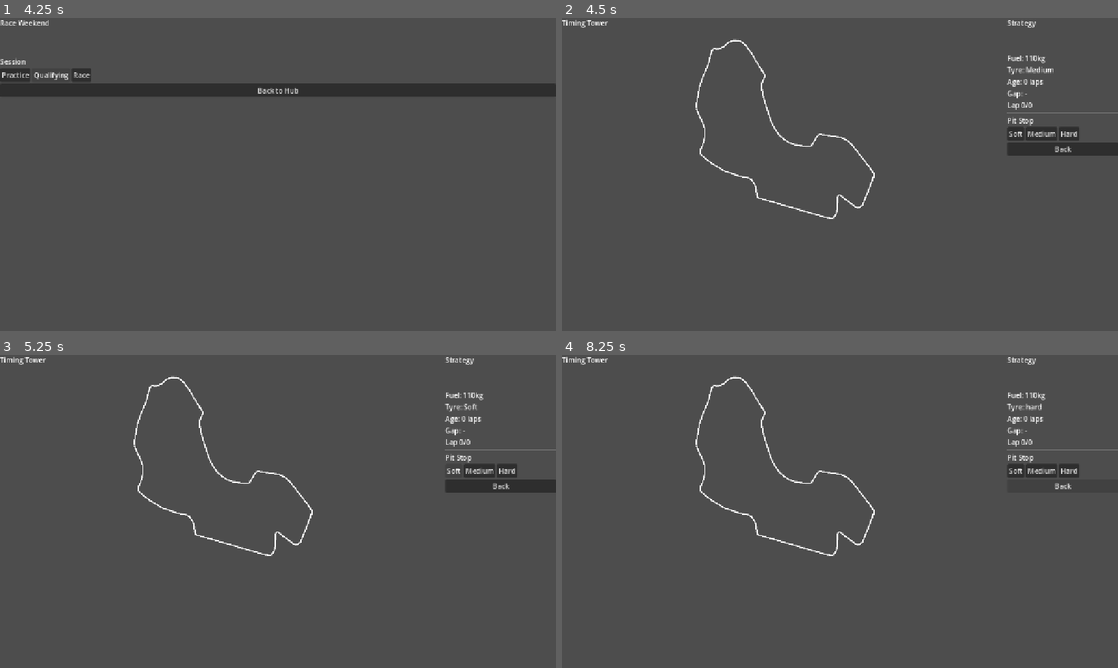
Above: before the commit, frames 1-4 (two rows, left to right).
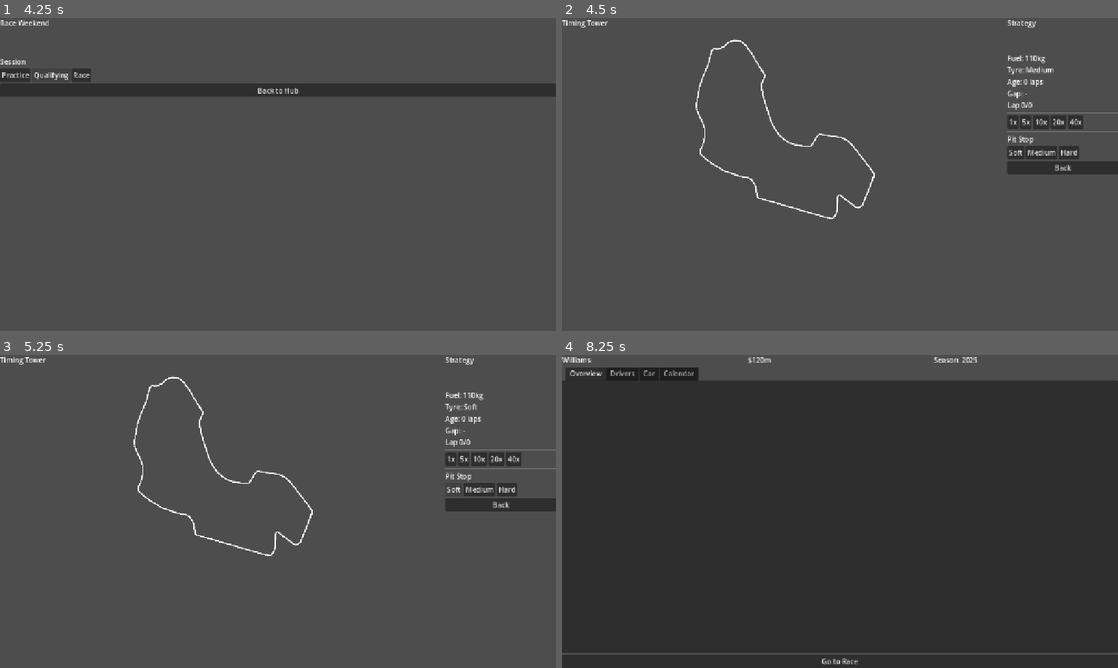
Above: after the commit, the same moments.

Repository: JDavies101/F1-Manager-Game
Game: Godot game, scene res://scenes/MainMenu.tscn
The game is run twice, just before and just after one commit, with the same random seed, the same clock (stepped at 60 frames per second) and the same inputs.
Inputs (mouse positions are in pixels of both pictures, inside the frame that each line leads up to):
- Up to frame 1 (4.25 s): click "New Game" at 0.5 s; click "Williams" at 1.25 s; click "Go to Race" at 2 s; click "Practice" at 2.75 s; click "Qualifying" at 3.5 s
- Up to frame 2 (4.5 s): click "Race" at 4.25 s
- Up to frame 3 (5.25 s): click "Soft" at 5 s
- Up to frame 4 (8.25 s): click "Medium" (after the commit: "1x") at 5.75 s; click "Hard" (after the commit: "5x") at 6.5 s; click (1040, 458) at 7.25 s, where only the run after the commit has a clickable "10x"; click "Back" at 8 s

Frame 1 is identical in both runs. In frame 2, 2.4% of the frame differs, in the area x 80-100%, y 31-50%; in frame 3, 2.3%; in frame 4, 91%, in the area x 0-100%, y 0-100%.
Error before the commit: Invalid access to property or key 'lap_count' on a base object of type 'Nil'. (res://scripts/RaceView.gd:24)
Error after the commit: Invalid access to property or key 'circuit' on a base object of type 'Nil'. (res://scripts/RaceView.gd:33)

Commit message:
smooth race sim - variable speed, live gap updates, real overtakes

Diff:
--- a/scenes/race/RaceView.tscn
+++ b/scenes/race/RaceView.tscn
@@ -79,6 +79,32 @@
 layout_mode = 2
 text = "Lap 0/0"
 
+[node name="HSeparator2" type="HSeparator" parent="HBoxContainer/VBoxContainer2" unique_id=1164036602]
+layout_mode = 2
+
+[node name="SpeedControls" type="HBoxContainer" parent="HBoxContainer/VBoxContainer2" unique_id=489847866]
+layout_mode = 2
+
+[node name="Button2" type="Button" parent="HBoxContainer/VBoxContainer2/SpeedControls" unique_id=1347959771]
+layout_mode = 2
+text = "1x"
+
+[node name="Button3" type="Button" parent="HBoxContainer/VBoxContainer2/SpeedControls" unique_id=13581479]
+layout_mode = 2
+text = "5x"
+
+[node name="Button4" type="Button" parent="HBoxContainer/VBoxContainer2/SpeedControls" unique_id=2066924312]
+layout_mode = 2
+text = "10x"
+
+[node name="Button5" type="Button" parent="HBoxContainer/VBoxContainer2/SpeedControls" unique_id=222024979]
+layout_mode = 2
+text = "20x"
+
+[node name="Button6" type="Button" parent="HBoxContainer/VBoxContainer2/SpeedControls" unique_id=1721365702]
+layout_mode = 2
+text = "40x"
+
 [node name="HSeparator" type="HSeparator" parent="HBoxContainer/VBoxContainer2" unique_id=1805010769]
 layout_mode = 2
 
@@ -105,6 +131,11 @@
 layout_mode = 2
 text = "Back"
 
+[connection signal="pressed" from="HBoxContainer/VBoxContainer2/SpeedControls/Button2" to="." method="_on_1x_pressed"]
+[connection signal="pressed" from="HBoxContainer/VBoxContainer2/SpeedControls/Button3" to="." method="_on_5x_pressed"]
+[connection signal="pressed" from="HBoxContainer/VBoxContainer2/SpeedControls/Button4" to="." method="_on_10x_pressed"]
+[connection signal="pressed" from="HBoxContainer/VBoxContainer2/SpeedControls/Button5" to="." method="_on_20x_pressed"]
+[connection signal="pressed" from="HBoxContainer/VBoxContainer2/SpeedControls/Button6" to="." method="_on_40x_pressed"]
 [connection signal="pressed" from="HBoxContainer/VBoxContainer2/HBoxContainer/Button" to="." method="_on_soft_pressed"]
 [connection signal="pressed" from="HBoxContainer/VBoxContainer2/HBoxContainer/Button2" to="." method="_on_medium_pressed"]
 [connection signal="pressed" from="HBoxContainer/VBoxContainer2/HBoxContainer/Button3" to="." method="_on_hard_pressed"]
--- a/scripts/RaceView.gd
+++ b/scripts/RaceView.gd
@@ -10,21 +10,55 @@
 @onready var track_temp_label = $HBoxContainer/VBoxContainer2/TrackTemp
 @onready var conditions_label = $HBoxContainer/VBoxContainer2/Conditions
 
-var current_lap: int = 0
+var current_lap: int = 1
 var total_laps: int = 0
 var player_tyre: String = "Medium"
 var player_tyre_age: int = 0
 var positions: Array = []
-var timer: Timer
+var sim_speed: int = 5
+var lap_timer: float = 0.0
+var lap_duration: float = 18.0
+var car_progress: Array = []
+var gap_update_timer: float = 0.0
+var track_ref = null
+var lap_time_ref: float = 90.0
+
+const START_FINISH_OFFSET = 0.55
 
 func _ready():
 	await get_tree().process_frame
 	$HBoxContainer/SubViewportContainer/SubViewport.size = $HBoxContainer/SubViewportContainer.size
 	$HBoxContainer/VBoxContainer/ScrollContainer.custom_minimum_size = Vector2(0, 300)
+
+	track_ref = GameState.track_data.get(GameState.selected_race.circuit)
+	lap_time_ref = track_ref.base_lap_time if track_ref else 90.0
 	total_laps = GameState.selected_race.lap_count
+	lap_duration = lap_time_ref / sim_speed
+
 	_init_positions()
+	_simulate_lap()
+	_update_track_positions()
 	_update_ui()
-	_setup_timer()
+
+func _process(delta: float):
+	if current_lap > total_laps:
+		return
+
+	lap_timer += delta
+	gap_update_timer += delta
+
+	_update_track_positions()
+
+	if gap_update_timer >= 1.0:
+		gap_update_timer = 0.0
+		_update_timing_tower()
+
+	if lap_timer >= lap_duration:
+		lap_timer = 0.0
+		current_lap += 1
+		player_tyre_age += 1
+		_simulate_lap()
+		_update_ui()
 
 func _init_positions():
 	positions = []
@@ -32,65 +66,39 @@
 		positions.append({
 			"name": d.name,
 			"team": d.team,
-			"gap": randf_range(0.0, 5.0),
 			"tyre": "Medium",
 			"tyre_age": 0,
 			"pace": d.pace,
 			"is_player": d.team == GameState.team_name,
-			"total_time": randf_range(0.0, 2.0),  # stagger start
+			"total_time": randf_range(0.0, 0.5),
+			"lap_count": 0,
+			"prev_progress": START_FINISH_OFFSET,
 		})
 	positions.shuffle()
 
-func _setup_timer():
-	timer = Timer.new()
-	timer.wait_time = 1.0
-	timer.timeout.connect(_on_lap_tick)
-	add_child(timer)
-	timer.start()
-
-func _on_lap_tick():
-	if current_lap >= total_laps:
-		timer.stop()
-		return
-	current_lap += 1
-	player_tyre_age += 1
-	_simulate_lap()
-	_update_ui()
-
 func _simulate_lap():
-	var track = GameState.track_data.get(GameState.selected_race.circuit)
-	var deg_mod = track.tyre_deg_modifier if track else 1.0
-	var base_lap = track.base_lap_time if track else 90.0
-
-	# Temperature effect on deg — higher track temp = more deg
+	var deg_mod = track_ref.tyre_deg_modifier if track_ref else 1.0
+	var base_lap = lap_time_ref
 	var temp_mod = 1.0 + (GameState.track_temp - 35.0) * 0.01
 
-	# Sort by gap to find car ahead
-	var sorted = positions.duplicate()
-	sorted.sort_custom(func(a, b): return a.total_time < b.total_time)
-
-	for idx in sorted.size():
-		var p = sorted[idx]
+	var sim_sorted = positions.duplicate()
+	sim_sorted.sort_custom(func(a, b): return a.total_time < b.total_time)
+
+	for idx in sim_sorted.size():
+		var p = sim_sorted[idx]
 		var tyre = GameState.tyres.get(p.tyre)
 		if not tyre:
 			continue
 
-		# Base pace from driver rating
 		var pace_delta = (100.0 - p.pace) * 0.05
-
-		# Fuel
 		var fuel_remaining = max(Data.FuelModel.FUEL_LOAD_KG - (current_lap * Data.FuelModel.FUEL_BURN_PER_LAP), 0.0)
 		var fuel_delta = fuel_remaining * 0.003
-
-		# Compound base
 		var compound_delta = tyre.base_lap_time_delta
 
-		# Warmup
 		var warmup_delta = 0.0
 		if p.tyre_age < tyre.warmup_laps:
 			warmup_delta = (tyre.warmup_laps - p.tyre_age) * 0.5
 
-		# Deg with track + temp modifier
 		var effective_deg = tyre.deg_rate * deg_mod * temp_mod
 		var deg_delta = 0.0
 		if p.tyre_age >= tyre.cliff_lap:
@@ -98,53 +106,89 @@
 		else:
 			deg_delta = effective_deg * p.tyre_age
 
-		## Traffic — based on track position fraction, not time
 		var traffic_delta = 0.0
 		if idx > 0:
-			var car_ahead = sorted[idx - 1]
-			var my_progress = fmod(float(current_lap) / float(total_laps), 1.0)
-			var ahead_progress = fmod(float(current_lap) / float(total_laps) - float(idx) * 0.015, 1.0)
 			var gap_fraction = float(idx) * 0.015
 			if gap_fraction < 0.02:
-				var track_obj = GameState.track_data.get(GameState.selected_race.circuit)
-				var overtake_diff = track_obj.overtake_difficulty if track_obj else 0.6
+				var overtake_diff = track_ref.overtake_difficulty if track_ref else 0.6
 				traffic_delta = (1.0 - gap_fraction / 0.02) * 0.8 * overtake_diff
 
-		# Wet conditions
 		var wet_delta = 0.0
 		if GameState.is_wet:
 			wet_delta = randf_range(2.0, 5.0)
 
 		var variation = randf_range(-0.08, 0.08)
-
 		var lap_time = base_lap + pace_delta + compound_delta + warmup_delta + deg_delta + fuel_delta + traffic_delta + wet_delta + variation
-		p.total_time += lap_time
-		p.tyre_age += 1
-
-	_update_track_positions()
+
+		for orig in positions:
+			if orig.name == p.name:
+				orig.total_time += lap_time
+				orig.tyre_age += 1
+				break
 
 func _update_track_positions():
-	var sorted = positions.duplicate()
-	sorted.sort_custom(func(a, b): return a.total_time < b.total_time)
-
-	var leader_gap = sorted[0].total_time
-	var last_gap = sorted[-1].total_time
-	var gap_range = max(last_gap - leader_gap, 1.0)
-
-	var lap_progress = fmod(float(current_lap) / 3.0, 1.0)
-	var car_data = []
-	for p in sorted:
-		var gap_offset = (p.total_time - leader_gap) / gap_range * 0.15
-		var progress = fmod(lap_progress - gap_offset + 1.0, 1.0)
+	var lap_fraction = lap_timer / lap_duration
+
+	# Find leader's total time for reference
+	var time_sorted = positions.duplicate()
+	time_sorted.sort_custom(func(a, b): return a.total_time < b.total_time)
+	var leader_time = time_sorted[0].total_time
+
+	car_progress = []
+	for p in positions:
+		# Convert time gap to track position gap
+		# Each second behind = fraction of a lap behind
+		var time_gap = p.total_time - leader_time
+		var position_gap = max(time_gap / lap_time_ref, 0.0)
+		var progress = fmod(lap_fraction + START_FINISH_OFFSET - position_gap + 100.0, 1.0)
 		var team_color = _get_team_color(p.team)
-		car_data.append({
+		car_progress.append({
+			"name": p.name,
 			"progress": progress,
 			"color_r": team_color.r,
 			"color_g": team_color.g,
 			"color_b": team_color.b
 		})
 
-	track_draw.update_cars(car_data)
+	track_draw.update_cars(car_progress)
+
+func _update_timing_tower():
+	for child in timing_list.get_children():
+		child.queue_free()
+	if positions.size() == 0:
+		return
+
+	var time_sorted = positions.duplicate()
+	time_sorted.sort_custom(func(a, b): return a.total_time < b.total_time)
+
+	var lap_fraction = lap_timer / lap_duration
+	var leader_pace = (100.0 - time_sorted[0].pace) * 0.05
+	var leader_estimated = time_sorted[0].total_time + lap_fraction * (lap_time_ref + leader_pace)
+	var player_gap_val = 0.0
+
+	for rank in time_sorted.size():
+		var p = time_sorted[rank]
+		var pace_delta = (100.0 - p.pace) * 0.05
+		var estimated_time = p.total_time + lap_fraction * (lap_time_ref + pace_delta)
+		var gap_seconds = estimated_time - leader_estimated
+		var gap_str = "Leader" if rank == 0 else "+%.2fs" % gap_seconds
+		if p.is_player:
+			player_gap_val = gap_seconds
+		var lbl = Label.new()
+		lbl.text = "%d. %s  %s" % [rank + 1, p.name, gap_str]
+		timing_list.add_child(lbl)
+
+	gap_info.text = "Gap: +%.2fs" % player_gap_val if player_gap_val > 0 else "Gap: Leader"
+
+func _update_ui():
+	lap_counter.text = "Lap %d / %d" % [current_lap, total_laps]
+	tyre_info.text = "Tyre: %s" % player_tyre
+	tyre_age.text = "Age: %d laps" % player_tyre_age
+	var fuel = Data.FuelModel.FUEL_LOAD_KG - (current_lap * Data.FuelModel.FUEL_BURN_PER_LAP)
+	fuel_info.text = "Fuel: %.1fkg" % max(fuel, 0.0)
+	track_temp_label.text = "Track: %.0f°C" % GameState.track_temp
+	conditions_label.text = "Wet" if GameState.is_wet else "Dry"
+	_update_timing_tower()
 
 func _get_team_color(team: String) -> Color:
 	var colors = {
@@ -162,44 +206,21 @@
 	}
 	return colors.get(team, Color.WHITE)
 
-func _update_ui():
-	lap_counter.text = "Lap %d / %d" % [current_lap, total_laps]
-	tyre_info.text = "Tyre: %s" % player_tyre
-	tyre_age.text = "Age: %d laps" % player_tyre_age
-
-	for child in timing_list.get_children():
-		child.queue_free()
-
-	var sorted = positions.duplicate()
-	sorted.sort_custom(func(a, b): return a.total_time < b.total_time)
-	var leader_time = sorted[0].total_time
-	var player_gap_val = 0.0
-
-	for i in sorted.size():
-		var p = sorted[i]
-		var gap_to_leader = p.total_time - leader_time
-		var gap_str = "Leader" if i == 0 else "+%.2fs" % gap_to_leader
-		if p.is_player:
-			player_gap_val = gap_to_leader
-		var lbl = Label.new()
-		lbl.text = "%d. %s  %s" % [i + 1, p.name, gap_str]
-		timing_list.add_child(lbl)
-
-	gap_info.text = "Gap: +%.2fs" % player_gap_val if player_gap_val > 0 else "Gap: Leader"
-
-	var fuel = Data.FuelModel.FUEL_LOAD_KG - (current_lap * Data.FuelModel.FUEL_BURN_PER_LAP)
-	fuel_info.text = "Fuel: %.1fkg" % max(fuel, 0.0)
-	track_temp_label.text = "Track: %.0f°C" % GameState.track_temp
-	conditions_label.text = "Wet" if GameState.is_wet else "Dry"
-
-func _on_soft_pressed():
-	_pit_stop("Soft")
-
-func _on_medium_pressed():
-	_pit_stop("Medium")
-
-func _on_hard_pressed():
-	_pit_stop("hard")
+func _set_speed(speed: int):
+	var progress_fraction = lap_timer / lap_duration
+	sim_speed = speed
+	lap_duration = lap_time_ref / speed
+	lap_timer = progress_fraction * lap_duration
+
+func _on_1x_pressed(): _set_speed(1)
+func _on_5x_pressed(): _set_speed(5)
+func _on_10x_pressed(): _set_speed(10)
+func _on_20x_pressed(): _set_speed(20)
+func _on_40x_pressed(): _set_speed(40)
+
+func _on_soft_pressed(): _pit_stop("Soft")
+func _on_medium_pressed(): _pit_stop("Medium")
+func _on_hard_pressed(): _pit_stop("Hard")
 
 func _pit_stop(compound: String):
 	player_tyre = compound
@@ -208,5 +229,7 @@
 	tyre_age.text = "Age: 0 laps"
 
 func _on_back_pressed():
-	timer.stop()
 	get_tree().change_scene_to_file("res://scenes/ui/TeamHub.tscn")
+
+func _setup_timer():
+	pass
